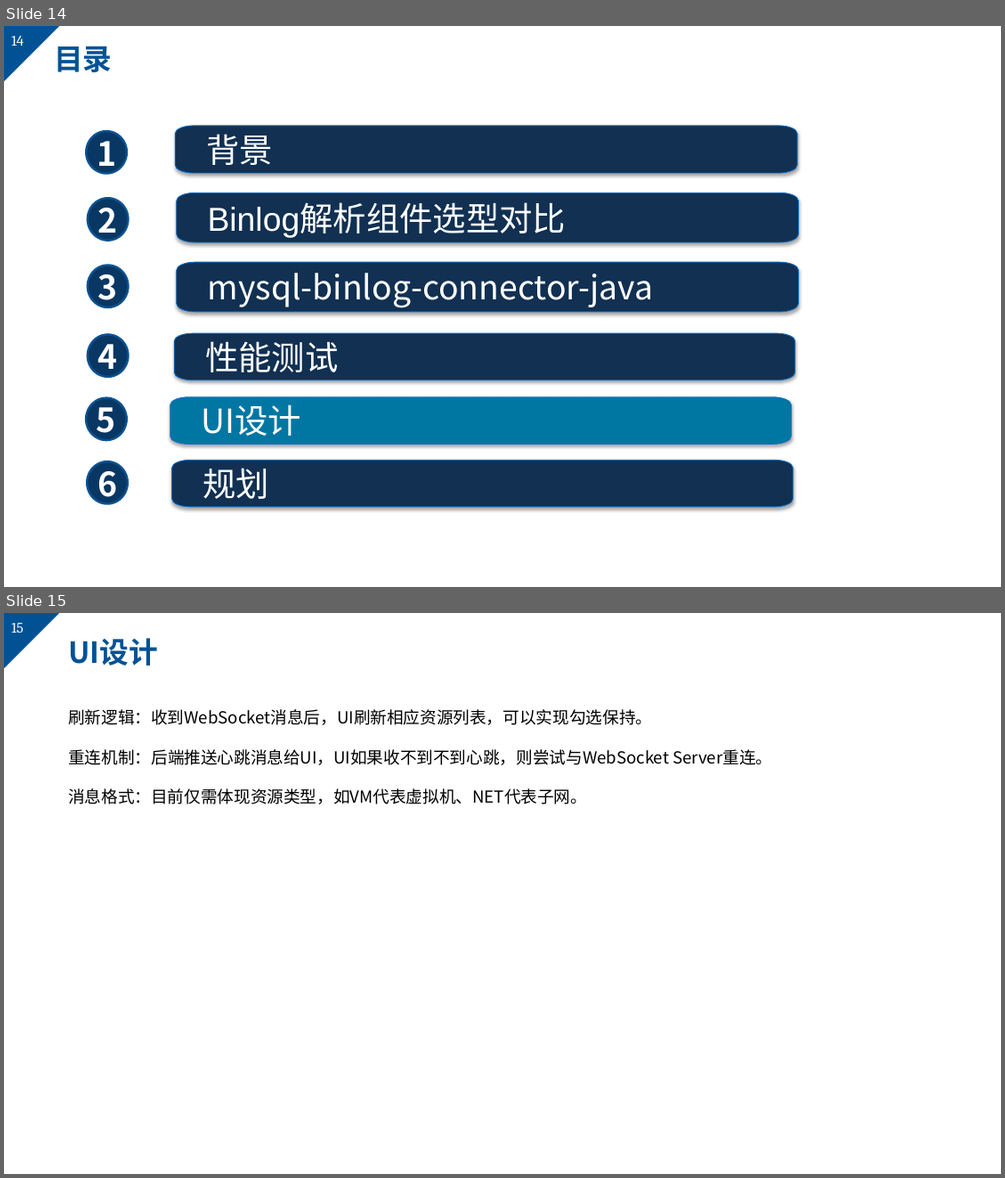
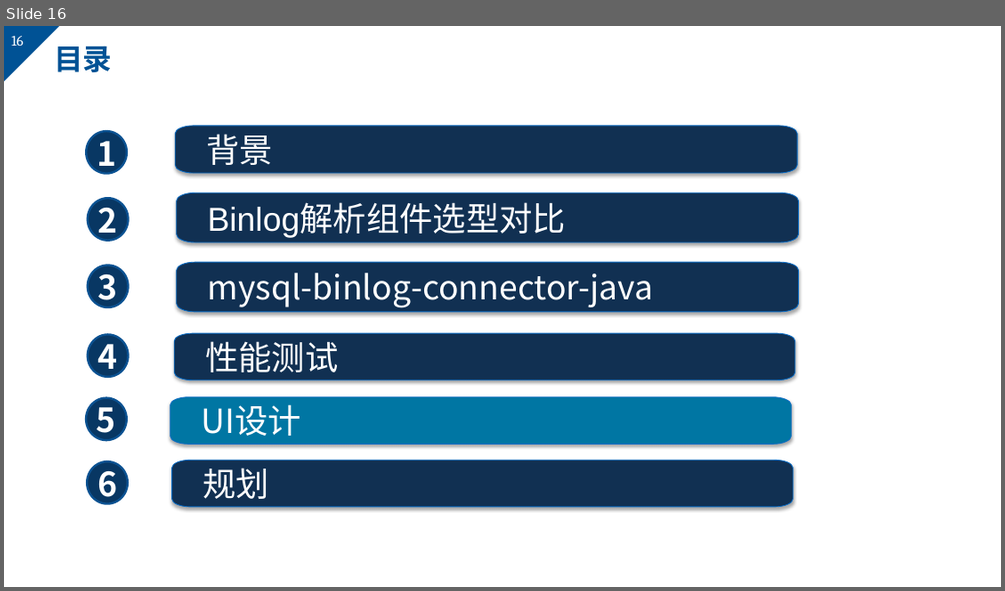
Before and after one commit to markMe1024/coding, a slide deck: MySQL/binlog/后端与UI的webscoket事件机制.pptx. Shown one above the other, each under a label of ours: slides 14 and 15 before the commit, slide 16 after it. The pictures are 1005x1178 and 1005x591 pixels, drawn with LibreOffice and Linux fonts; fonts in the diff are those of the drawing; background and template pictures are left out. Boxes give left, top, right and bottom in pixels: in the first picture for what was removed or moved away, otherwise in the second. Text is boxed around its words. In the diff, an @@ line names an element or a change of style, - is before the commit and + after.

```diff
--- a/MySQL/binlog/后端与UI的webscoket事件机制.pptx
+++ b/MySQL/binlog/后端与UI的webscoket事件机制.pptx
@@ slide 15 removed at box(4, 613, 1001, 1174), background #FFFFFF; not listed: 2 template elements that a slide beside it also shows @@
@@ title removed at box(68, 638, 157, 666) @@
-UI设计
@@ text removed at box(68, 709, 772, 804) @@
-刷新逻辑：收到WebSocket消息后，UI刷新相应资源列表，可以实现勾选保持。
-重连机制：后端推送心跳消息给UI，UI如果收不到不到心跳，则尝试与WebSocket Server重连。
-消息格式：目前仅需体现资源类型，如VM代表虚拟机、NET代表子网。
@@ what was slide 14 is now slide 16 @@
@@ page number at box(11, 36, 24, 46): text changed @@
-14
+16
```
Also in this commit, not shown: 2 slides changed, 3 slides added, 1 other slide removed, 1 other file.
